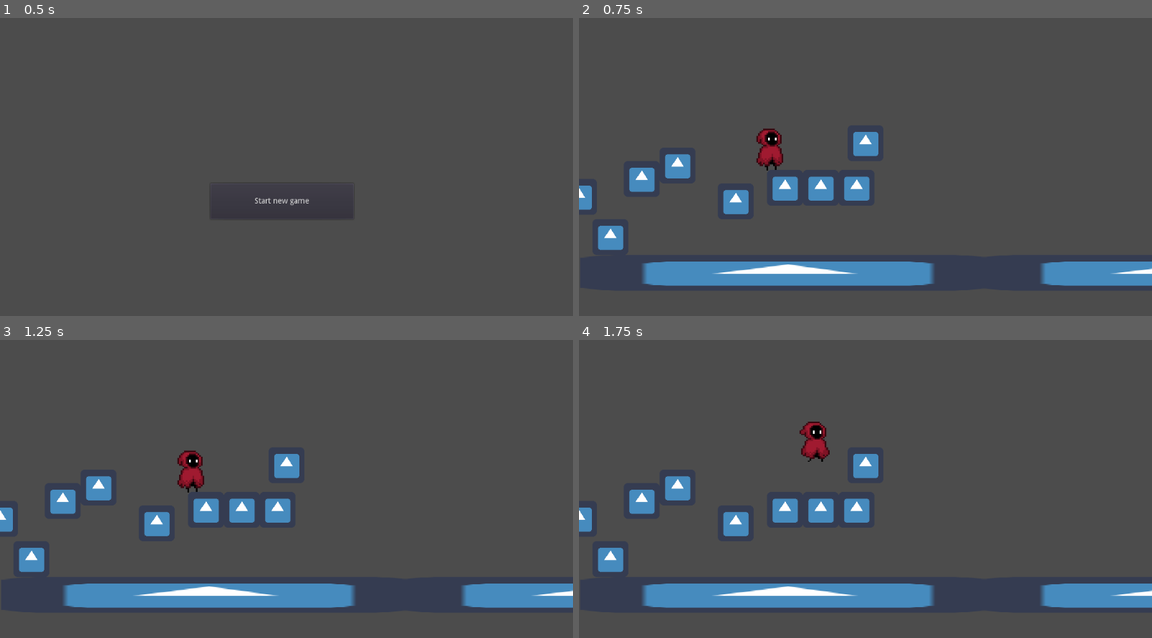
Above: before the commit, frames 1-4 (two rows, left to right).
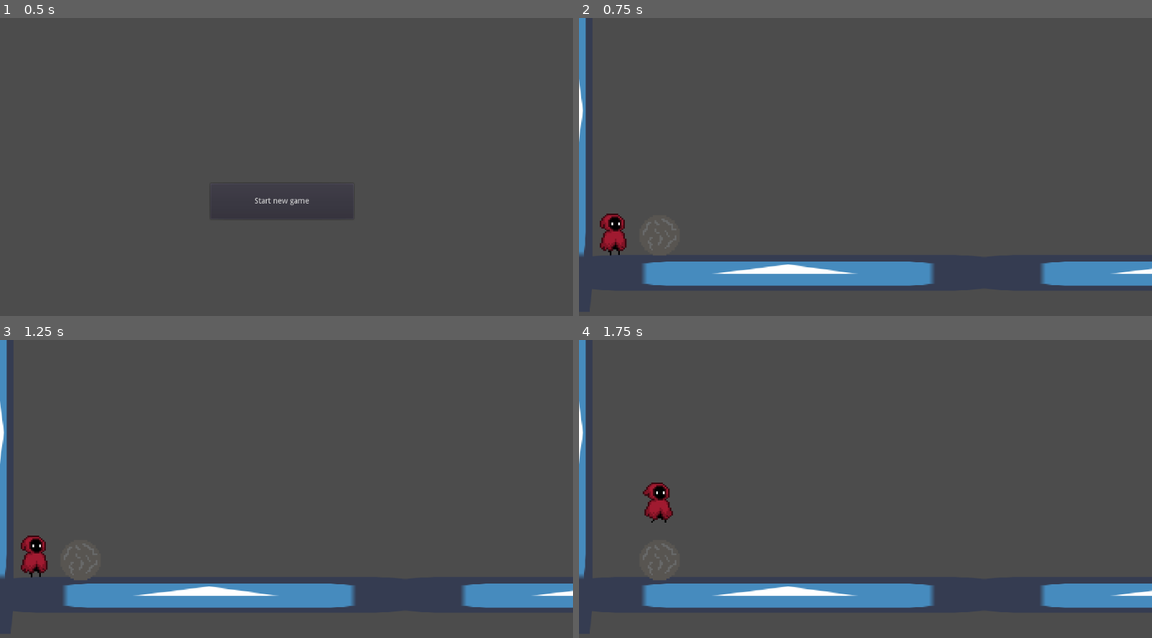
Above: after the commit, the same moments.

Repository: devmanso/gd-platformer2d
Game: Godot game, scene res://Menu.tscn
The game is run twice, just before and just after one commit, with the same random seed, the same clock (stepped at 60 frames per second) and the same inputs. The engine's default icon, where the game draws it, is replaced by a stand-in: a white triangle on a blue panel in a dark square.
Inputs:
- Up to frame 1 (0.5 s): no input
- Up to frame 2 (0.75 s): click "Start new game" at 0.5 s
- Up to frame 3 (1.25 s): no input
- Up to frame 4 (1.75 s): tap Enter at 1.25 s; hold D (right) from 1.28 s (still down); hold Space (jump) from 1.28 s (still down)

Frame 1 is identical in both runs. In frame 2, 4.7% of the frame differs, in the area x 0-53%, y 0-81%; in frame 3, 4.7%; in frame 4, 4.8%.

Commit message:
RollableRock, a rigidbody with a ball shaped collisionshape that can be moved like a ball, added 2 rock sprites

Diff:
--- a/Player.gd
+++ b/Player.gd
@@ -6,7 +6,7 @@
 
 
 export var walkspeed = 200
-export var jump_power = -800
+export var jump_power = -900
 export var gravity = 3000
 export var acceleration = 0.25
 export var friction = 0.1
--- /dev/null
+++ b/RollableRock.tscn
@@ -0,0 +1,16 @@
+[gd_scene load_steps=3 format=2]
+
+[ext_resource path="res://art/rock.png" type="Texture" id=1]
+
+[sub_resource type="CircleShape2D" id=1]
+
+[node name="RollableRock" type="RigidBody2D"]
+gravity_scale = 3.5
+
+[node name="Sprite" type="Sprite" parent="."]
+scale = Vector2( 3, 3 )
+texture = ExtResource( 1 )
+
+[node name="CollisionShape2D" type="CollisionShape2D" parent="."]
+scale = Vector2( 3, 3 )
+shape = SubResource( 1 )
--- a/World1.tscn
+++ b/World1.tscn
@@ -1,51 +1,35 @@
-[gd_scene load_steps=3 format=2]
+[gd_scene load_steps=4 format=2]
 
 [ext_resource path="res://Wall.tscn" type="PackedScene" id=1]
 [ext_resource path="res://Player.tscn" type="PackedScene" id=2]
+[ext_resource path="res://RollableRock.tscn" type="PackedScene" id=3]
 
 [node name="World1" type="Node2D"]
 
 [node name="Player" parent="." instance=ExtResource( 2 )]
-position = Vector2( 344, 224 )
+position = Vector2( 64, 376 )
 scale = Vector2( 2, 2 )
 
-[node name="Wall" parent="." instance=ExtResource( 1 )]
-position = Vector2( 176, 264 )
-
-[node name="Wall2" parent="." instance=ExtResource( 1 )]
-position = Vector2( 280, 328 )
-
-[node name="Wall5" parent="." instance=ExtResource( 1 )]
-position = Vector2( 368, 304 )
-
-[node name="Wall6" parent="." instance=ExtResource( 1 )]
-position = Vector2( 432, 304 )
-
-[node name="Wall7" parent="." instance=ExtResource( 1 )]
-position = Vector2( 496, 304 )
-
-[node name="Wall8" parent="." instance=ExtResource( 1 )]
-position = Vector2( 512, 224 )
-
 [node name="Wall9" parent="." instance=ExtResource( 1 )]
-position = Vector2( 56, 392 )
-
-[node name="Wall10" parent="." instance=ExtResource( 1 )]
-position = Vector2( 0, 320 )
-
-[node name="Wall11" parent="." instance=ExtResource( 1 )]
-position = Vector2( -80, 264 )
-
-[node name="Wall12" parent="." instance=ExtResource( 1 )]
-position = Vector2( -160, 224 )
-
-[node name="Wall13" parent="." instance=ExtResource( 1 )]
-position = Vector2( 112, 288 )
+position = Vector2( 1920, 1080 )
 
 [node name="Wall3" parent="." instance=ExtResource( 1 )]
 position = Vector2( 368, 456 )
 scale = Vector2( 11.44, 1 )
 
+[node name="Wall5" parent="." instance=ExtResource( 1 )]
+position = Vector2( -8, 160 )
+rotation = 1.5708
+scale = Vector2( 11.44, 1 )
+
+[node name="Wall6" parent="." instance=ExtResource( 1 )]
+position = Vector2( 1072, 160 )
+rotation = 1.5708
+scale = Vector2( 11.44, 1 )
+
 [node name="Wall4" parent="." instance=ExtResource( 1 )]
 position = Vector2( 1080, 456 )
 scale = Vector2( 11.44, 1 )
+
+[node name="RollableRock" parent="." instance=ExtResource( 3 )]
+position = Vector2( 144, 384 )
--- a/project.godot
+++ b/project.godot
@@ -13,6 +13,10 @@
 config/name="platformer2d"
 run/main_scene="res://Menu.tscn"
 config/icon="res://icon.png"
+
+[display]
+
+window/size/fullscreen=true
 
 [input]
 
Binary file added: art/rock.png
Not shown, added: art/rock.png.import
Binary file added: art/specked_rock.png
Not shown, added: art/specked_rock.png.import
